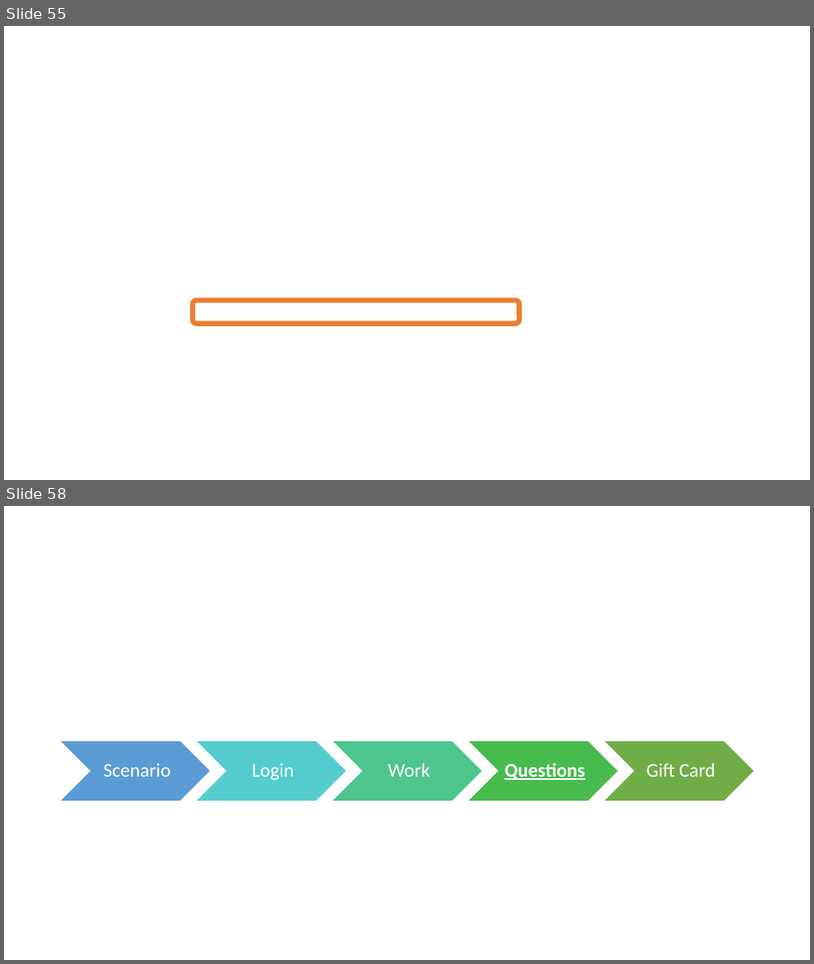
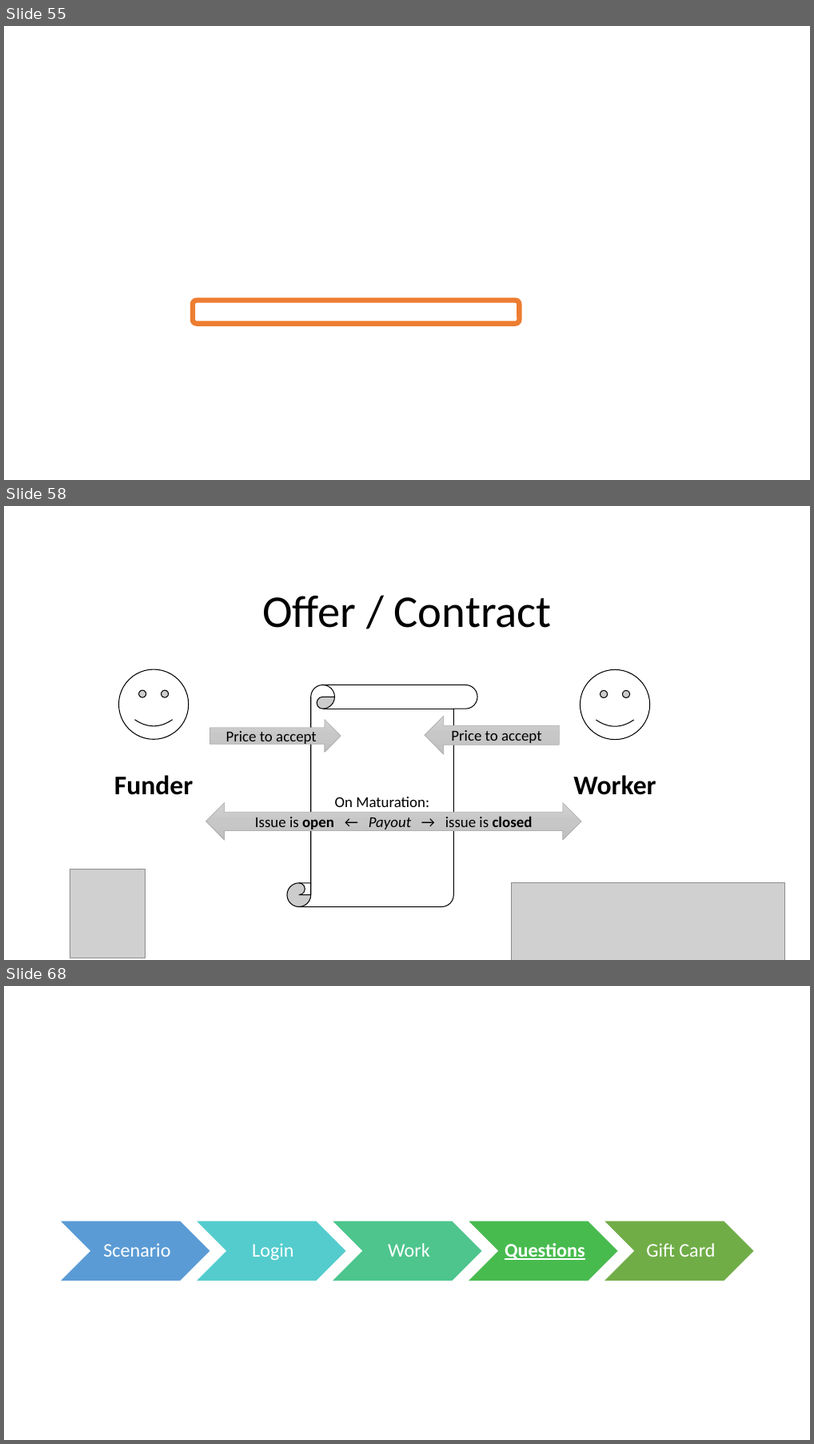
Before and after one commit to GeorgLink/georglink.github.io, a slide deck: study/Tutorial.pptx. Shown one above the other, each under a label of ours: slides 55 and 58 before the commit, slides 55, 58 and 68 after it; the slides between them are not shown. The pictures are 814x964 and 814x1444 pixels, drawn with LibreOffice and Linux fonts; fonts in the diff are those of the drawing; grey boxes stand for pictures; background and template pictures are left out. Boxes give left, top, right and bottom in pixels: in the first picture for what was removed or moved away, otherwise in the second. Text is boxed around its words. In the diff, an @@ line names an element or a change of style, - is before the commit and + after.

```diff
--- a/study/Tutorial.pptx
+++ b/study/Tutorial.pptx
@@ slide 58 added at box(4, 506, 810, 960), background #FFFFFF @@
@@ title added at box(262, 596, 552, 628), 54 pt, text #000000 @@
+Offer / Contract
@@ smiley face added at box(119, 669, 189, 739), fill #FFFFFF, outline #000000 1 pt @@
@@ smiley face added at box(581, 669, 650, 739), fill #FFFFFF, outline #000000 1 pt @@
@@ vertical scroll added at box(287, 685, 478, 907), fill #FFFFFF, outline #000000 1 pt, 18 pt, text #000000 @@
+On Maturation:
@@ right arrow added at box(210, 720, 342, 752), fill gradient #D2D2D2 to #C8C8C8 to #C0C0C0, outline #A5A5A5 0.5 pt, 18 pt, text #000000 @@
+Price to accept
@@ left arrow added at box(425, 716, 560, 754), fill gradient #D2D2D2 to #C8C8C8 to #C0C0C0, outline #A5A5A5 0.5 pt, 18 pt, text #000000 @@
+Price to accept
@@ text added at box(114, 775, 193, 795), 32 pt, text #000000, bold @@
+Funder
@@ text added at box(574, 775, 656, 795), 32 pt, text #000000, bold @@
+Worker
@@ left right arrow added at box(206, 803, 582, 840), fill gradient #D2D2D2 to #C8C8C8 to #C0C0C0, outline #A5A5A5 0.5 pt, 18 pt, text #000000 @@
+Issue is open ← Payout → issue is closed
@@ picture added at box(70, 869, 145, 958) @@
@@ picture added at box(511, 882, 785, 960) @@
@@ what was slide 58 is now slide 68 @@
```
Also in this commit, not shown: 2 slides changed, 11 other slides added, 2 slides removed.
